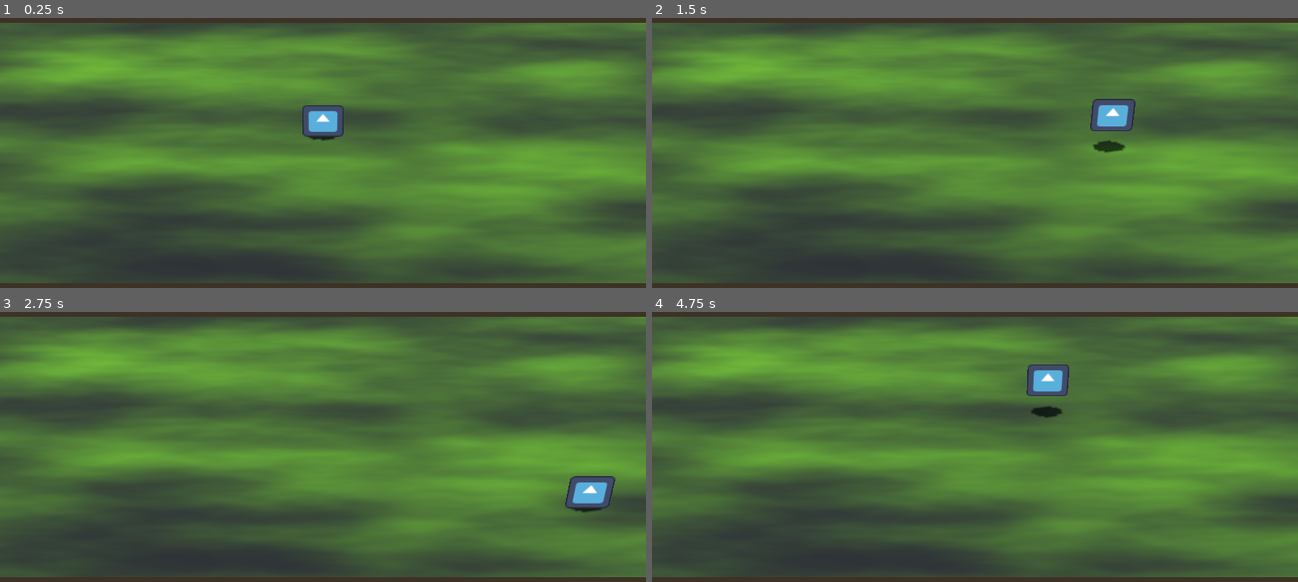
Above: before the commit, frames 1-4 (two rows, left to right).
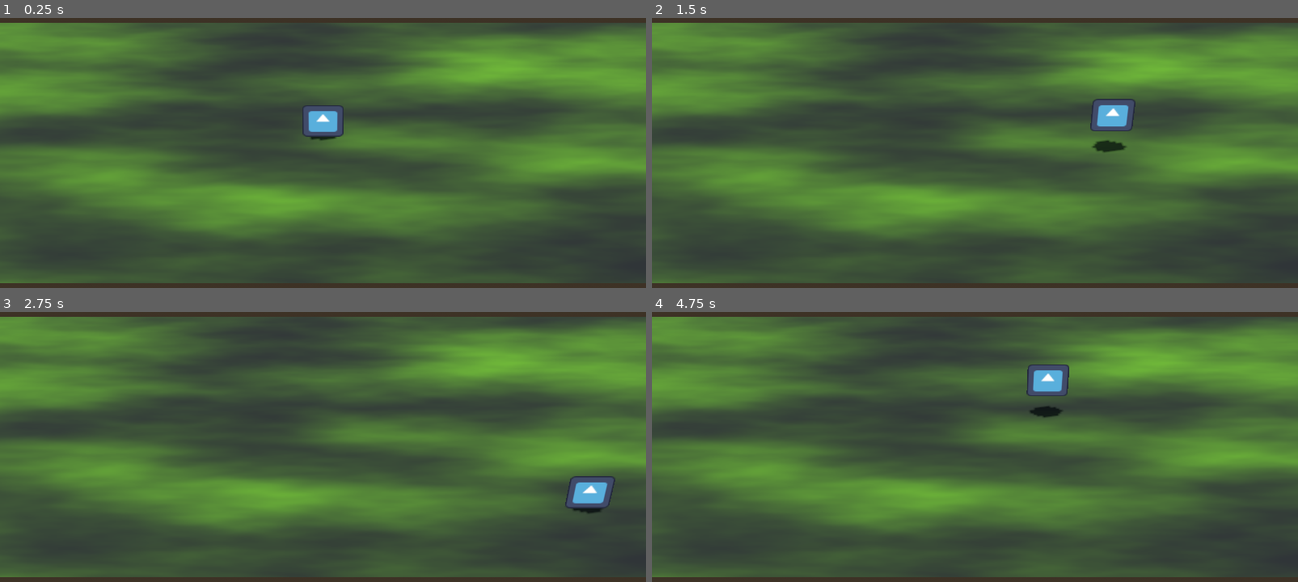
Above: after the commit, the same moments.

Repository: samthesoup/Com-419-Project
Game: Godot game, scene res://main.tscn
The game is run twice, just before and just after one commit, with the same random seed, the same clock (stepped at 60 frames per second) and the same inputs. The engine's default icon, where the game draws it, is replaced by a stand-in: a white triangle on a blue panel in a dark square.
Inputs:
- Up to frame 1 (0.25 s): no input
- Up to frame 2 (1.5 s): tap Enter at 0.5 s; hold Right (ui_right) 0.53-1.28 s; tap Z (in_jump) at 0.77 s; hold Down (ui_down) from 1.28 s (still down)
- Up to frame 3 (2.75 s): tap Z (in_jump) at 1.52 s; release Down (ui_down) at 2.03 s; hold Right (ui_right) from 2.03 s (still down)
- Up to frame 4 (4.75 s): release Right (ui_right) at 2.78 s; hold Up (ui_up) 2.78-3.53 s; tap Z (in_jump) at 3.02, 3.77, 4.52 s; hold Left (ui_left) from 3.53 s (still down)

The runs differ from the first frame. In frame 1, 52% of the frame differs, in the area x 0-100%, y 1-99%; in frame 2, 51%; in frame 3, 51%; in frame 4, 52%.

Commit message:
Added walls so player can't fall off level

Diff:
--- a/main.tscn
+++ b/main.tscn
@@ -39,6 +39,12 @@
 radial_segments = 8
 rings = 1
 
+[sub_resource type="ConcavePolygonShape3D" id="ConcavePolygonShape3D_0xm2m"]
+data = PackedVector3Array(5.335, 0, 7.5699997, -5.335, 0, 7.5699997, 5.335, 0, -7.5699997, -5.335, 0, 7.5699997, -5.335, 0, -7.5699997, 5.335, 0, -7.5699997)
+
+[sub_resource type="BoxShape3D" id="BoxShape3D_0xm2m"]
+size = Vector3(17.07, 1, 34.495)
+
 [node name="Main" type="Node3D" unique_id=1255020925]
 
 [node name="WorldEnvironment" type="WorldEnvironment" parent="." unique_id=1201533964]
@@ -58,7 +64,7 @@
 shape = SubResource("ConcavePolygonShape3D_ig7tw")
 
 [node name="Player" type="CharacterBody3D" parent="." unique_id=1000664782]
-transform = Transform3D(1, 0, 0, 0, 1, 0, 0, 0, 1, 0, 1, 0)
+transform = Transform3D(1, 0, 0, 0, 0.99999994, -2.9802322e-08, 0, 2.9802322e-08, 0.99999994, -13.603105, 1.0000019, 1.9073486e-06)
 script = ExtResource("1_ig7tw")
 
 [node name="CollisionShape3D" type="CollisionShape3D" parent="Player" unique_id=1742752654]
@@ -74,6 +80,25 @@
 transform = Transform3D(1, 0, 0, 0, 1, 0, 0, 0, 1, 0, -0.36488628, 0)
 texture = ExtResource("2_0xm2m")
 
-[node name="Camera3D" type="Camera3D" parent="." unique_id=155468230]
-transform = Transform3D(1, 0, 0, 0, 0.7540909, 0.6567701, 0, -0.6567701, 0.7540909, 0, 23.27877, 26.11221)
+[node name="Camera3D" type="Camera3D" parent="Player" unique_id=155468230]
+transform = Transform3D(1, 0, 0, 0, 0.7540909, 0.6567701, 0, -0.6567701, 0.7540909, -13.603105, 23.278769, 26.112207)
+top_level = true
 fov = 18.4
+
+[node name="LWall" type="StaticBody3D" parent="Player/Camera3D" unique_id=1564029356]
+transform = Transform3D(-4.371139e-08, 1, 0, -0.7540907, -3.296235e-08, -0.65677, -0.65677, -2.8708328e-08, 0.7540907, -8.494895, -0.4045887, -34.979774)
+
+[node name="CollisionShape3D" type="CollisionShape3D" parent="Player/Camera3D/LWall" unique_id=1992992679]
+shape = SubResource("ConcavePolygonShape3D_0xm2m")
+
+[node name="TWall" type="StaticBody3D" parent="Player/Camera3D" unique_id=305621819]
+transform = Transform3D(0, -4.3711395e-08, -0.99999994, -0.7540904, -0.6567701, 1.4760024e-08, -0.65677, 0.7540909, -1.6947169e-08, 0.5929594, 3.5061996, -39.470055)
+
+[node name="CollisionShape3D" type="CollisionShape3D" parent="Player/Camera3D/TWall" unique_id=63345449]
+shape = SubResource("BoxShape3D_0xm2m")
+
+[node name="BWall" type="StaticBody3D" parent="Player/Camera3D" unique_id=524269830]
+transform = Transform3D(0, -4.3711395e-08, -0.99999994, -0.7540903, -0.6567701, 1.4760024e-08, -0.65677, 0.7540909, -1.6947169e-08, 0.5929594, -4.5984364, -30.164465)
+
+[node name="CollisionShape3D" type="CollisionShape3D" parent="Player/Camera3D/BWall" unique_id=982227037]
+shape = SubResource("BoxShape3D_0xm2m")
